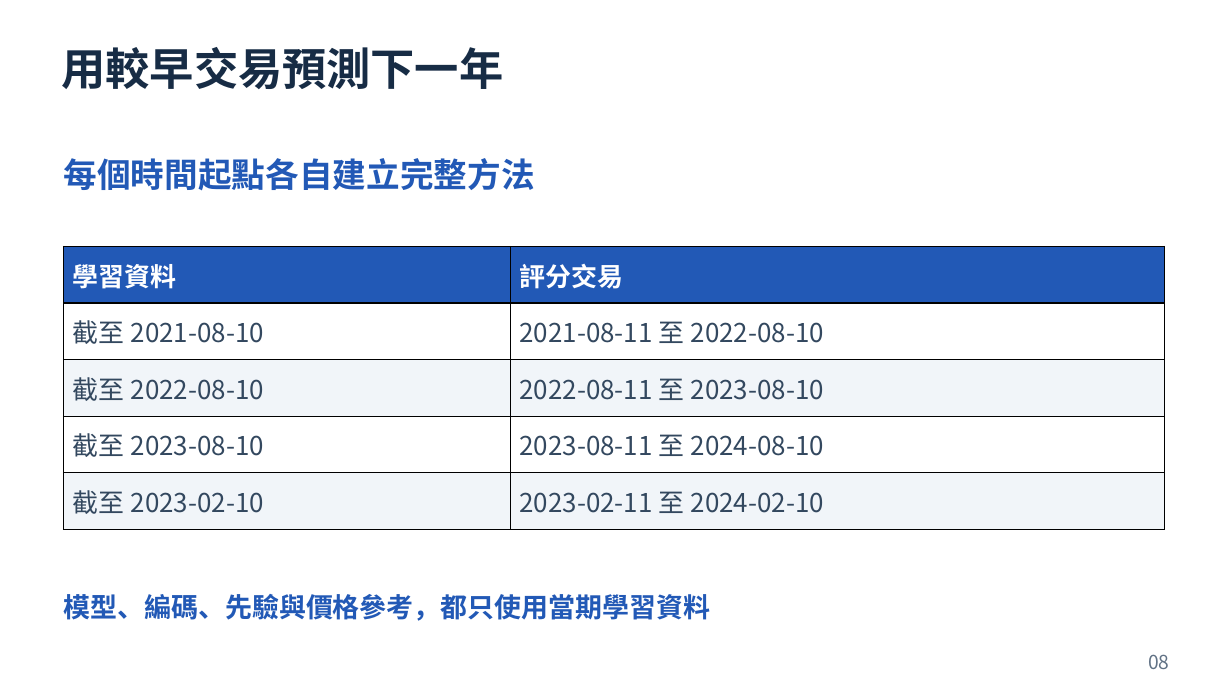
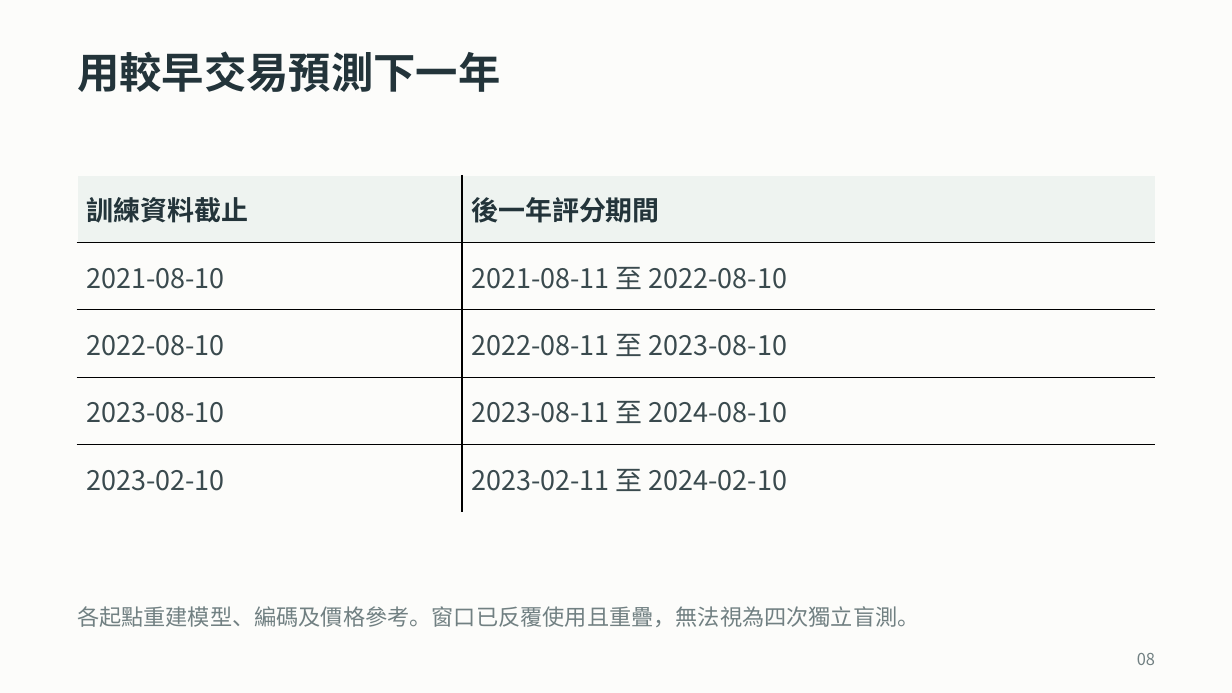
Before and after one commit to ziyi930108/nycu-house-price-regression, a slide deck: slide 8 of teaching/final_presentation/台灣房屋銷售價格預測挑戰賽_上台簡報.pptx. Drawn at 1232x693 pixels with LibreOffice and Linux fonts; fonts in the diff are those of the drawing. Boxes give left, top, right and bottom in pixels: in the first picture for what was removed or moved away, otherwise in the second. Text is boxed around its words. In the diff, an @@ line names an element or a change of style, - is before the commit and + after.

```diff
--- a/teaching/final_presentation/台灣房屋銷售價格預測挑戰賽_上台簡報.pptx
+++ b/teaching/final_presentation/台灣房屋銷售價格預測挑戰賽_上台簡報.pptx
@@ background #FFFFFF to #FCFCFA @@
@@ text "用較早交易預測下一年" moved from (x1=62, y1=47, x2=504, y2=89) to (x1=77, y1=51, x2=500, y2=92) @@
@@ text "用較早交易預測下一年" at (x1=77, y1=51, x2=500, y2=92): size 34.5 to 33 pt, text colour #172C45 to #23343A @@
@@ text removed at (x1=63, y1=158, x2=534, y2=191) @@
-每個時間起點各自建立完整方法
@@ table at (x1=77, y1=176, x2=1155, y2=513) @@
-row 1, column 1: 學習資料
+row 1, column 1: 訓練資料截止
-row 1, column 2: 評分交易
+row 1, column 2: 後一年評分期間
-row 2, column 1: 截至 2021-08-10
+row 2, column 1: 2021-08-10
-row 3, column 1: 截至 2022-08-10
+row 3, column 1: 2022-08-10
-row 4, column 1: 截至 2023-08-10
+row 4, column 1: 2023-08-10
-row 5, column 1: 截至 2023-02-10
+row 5, column 1: 2023-02-10
@@ fill #2259B6 to #EEF3F0 in row 1 @@
@@ fill #FFFFFF to #FCFCFA in 4 cells @@
@@ fill #F1F5F9 to #FCFCFA in 4 cells @@
@@ size 20.2 to 21 pt, text colour #33485F to #3A4A4E in "2021-08-11 至 2022-08-10", "2022-08-11 至 2023-08-10", "2023-08-11 至 2024-08-10", "2023-02-11 至 2024-02-10" @@
@@ borders changed @@
@@ table resized from (x1=64, y1=247, x2=1165, y2=530) to (x1=77, y1=176, x2=1155, y2=513) @@
@@ text at (x1=77, y1=606, x2=920, y2=627): text changed; size 21 to 17.2 pt; text colour #2259B6 to #718082; bold off @@
-模型、編碼、先驗與價格參考，都只使用當期學習資料
+各起點重建模型、編碼及價格參考。窗口已反覆使用且重疊，無法視為四次獨立盲測。
@@ text "08" at (x1=1137, y1=653, x2=1155, y2=665): size 15 to 12.8 pt, text colour #617285 to #718082 @@
```
Also in this commit, not shown: 23 other slides changed, 37 other files.
